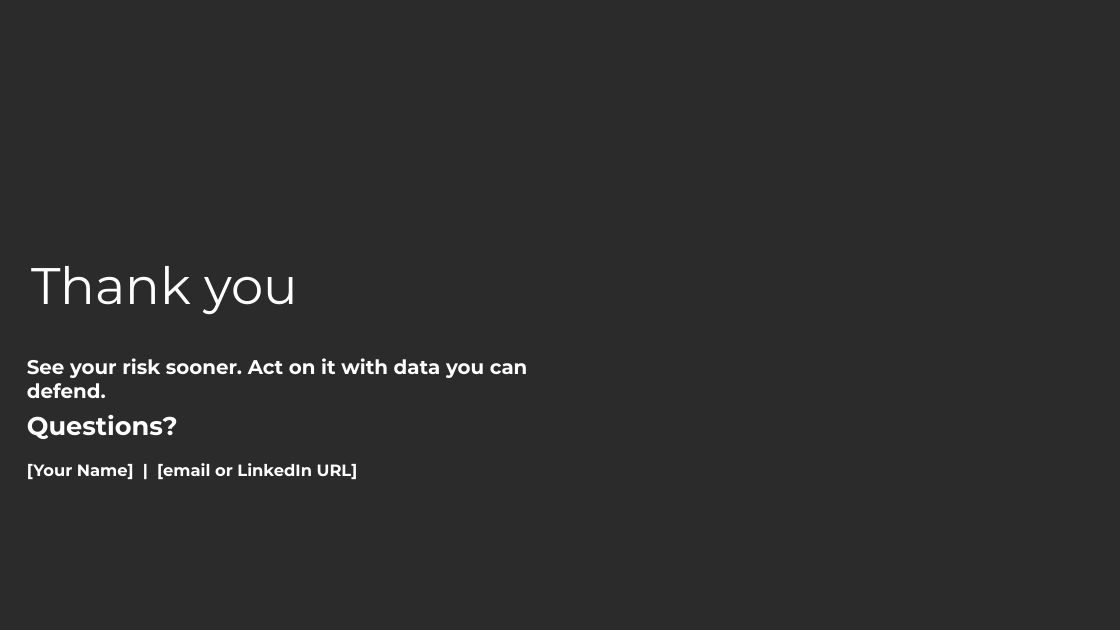
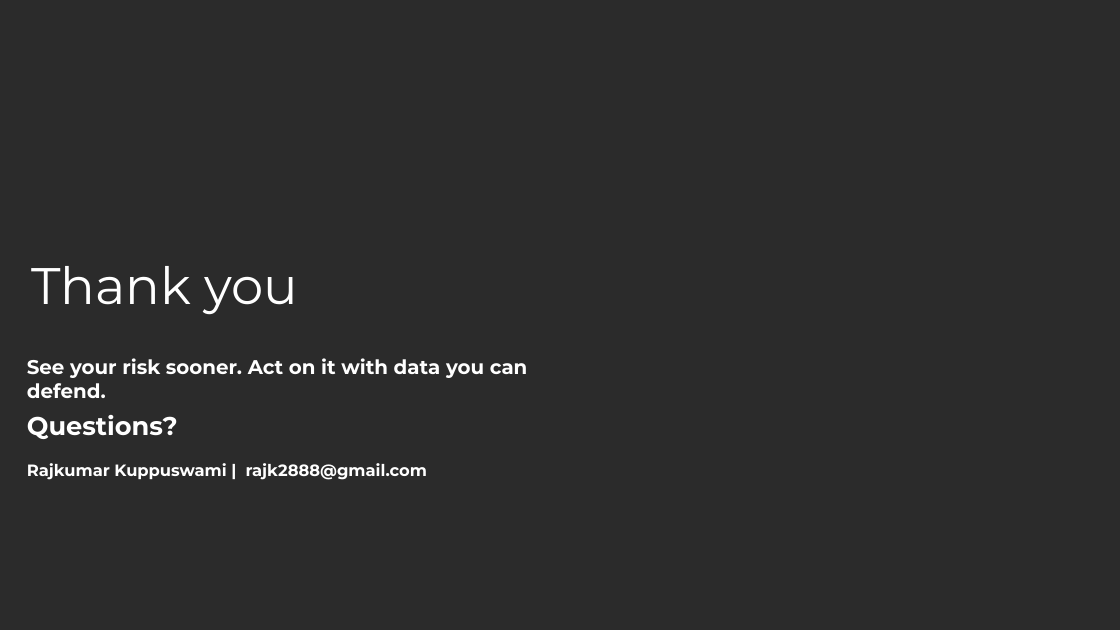
Before and after one commit to rajk2888/Bellevue-University, a slide deck: slide 19 of semicon-west/semicon-west-supply-chain-risk-SCW26.pptx. Drawn at 1120x630 pixels with LibreOffice and Linux fonts; fonts in the diff are those of the drawing; background and template pictures are left out; a plain dark background stands for a picture behind light text. Boxes give left, top, right and bottom in pixels: in the first picture for what was removed or moved away, otherwise in the second. Text is boxed around its words. In the diff, an @@ line names an element or a change of style, - is before the commit and + after.

```diff
--- a/semicon-west/semicon-west-supply-chain-risk-SCW26.pptx
+++ b/semicon-west/semicon-west-supply-chain-risk-SCW26.pptx
@@ text at <box>27,463,427,480</box>: text changed @@
-[Your Name] | [email or LinkedIn URL]
+Rajkumar Kuppuswami | rajk2888@gmail.com
```
Also in this commit, not shown: 4 other slides changed, 2 slides removed, 2 other files.
